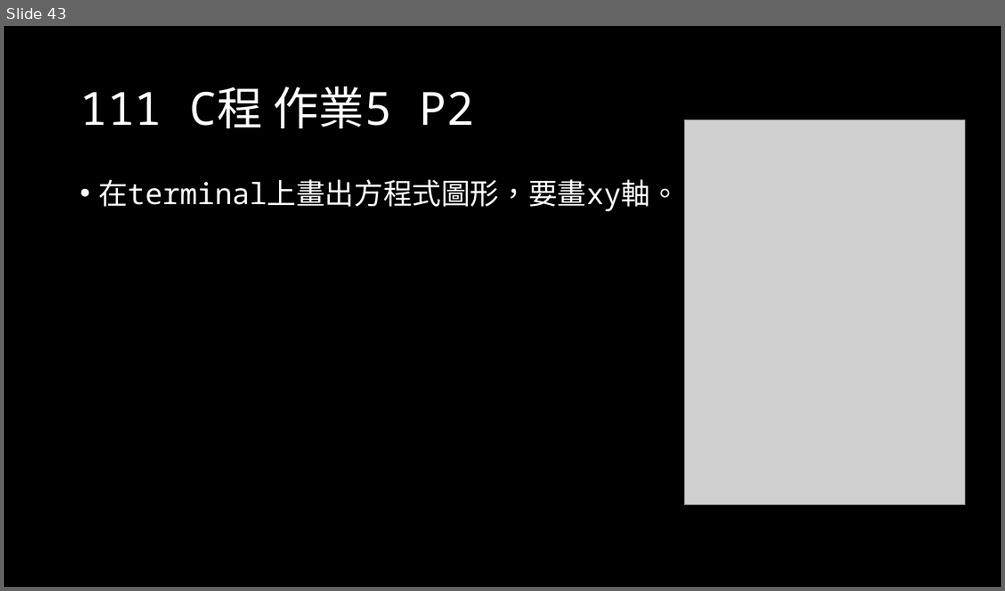
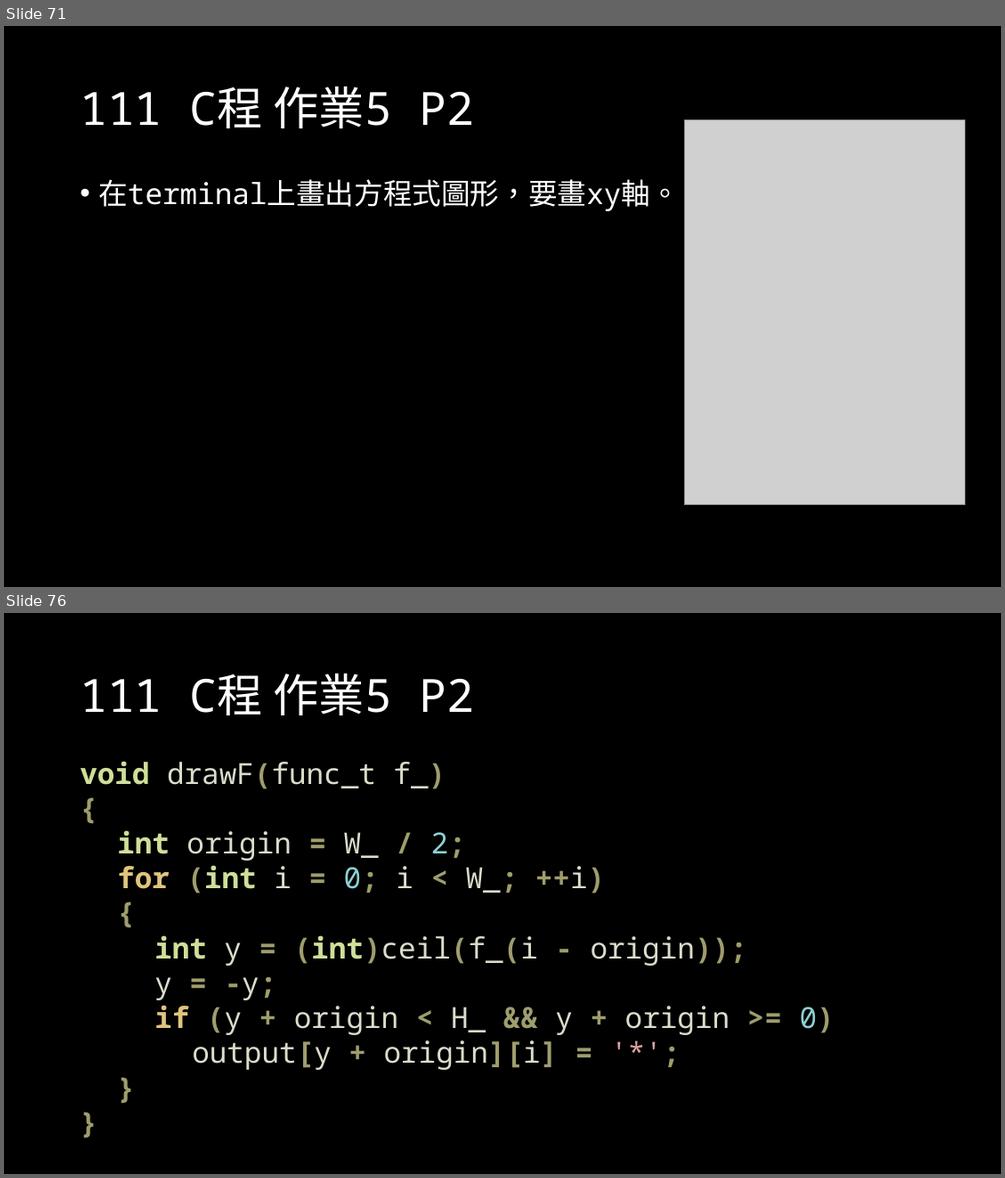
Before and after one commit to OEmiliatanO/those_c_prog_didnt_teach, a slide deck: Ch1/Ch1-basic.pptx. Shown one above the other, each under a label of ours: slide 43 before the commit, slides 71 and 76 after it; the slides between them are not shown. The pictures are 1005x591 and 1005x1178 pixels, drawn with LibreOffice and Linux fonts; fonts in the diff are those of the drawing; grey boxes stand for pictures. Boxes give left, top, right and bottom in pixels: in the first picture for what was removed or moved away, otherwise in the second. Text is boxed around its words. In the diff, an @@ line names an element or a change of style, - is before the commit and + after.

```diff
--- a/Ch1/Ch1-basic.pptx
+++ b/Ch1/Ch1-basic.pptx
@@ slide 76 added at (4,613,1001,1174), background #000000 @@
@@ title added at (80,673,475,715), 44 pt, text #FFFFFF @@
+111 C程 作業5 P2
@@ text added at (80,761,834,1070), 28 pt, text #DCDCCC @@
+void drawF(func_t f_)
+{
+int origin = W_ / 2;
+for (int i = 0; i < W_; ++i)
+{
+int y = (int)ceil(f_(i - origin));
+y = -y;
+if (y + origin < H_ && y + origin >= 0)
+output[y + origin][i] = '*';
+}
+}
@@ what was slide 43 is now slide 71 @@
```
Also in this commit, not shown: 5 slides changed, 32 other slides added, 3 other files.
